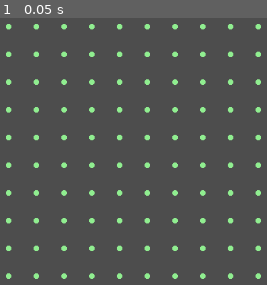
Above: before the commit, frame 1.
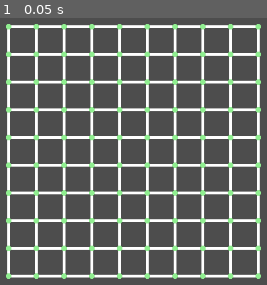
Above: after the commit, the same moment.

Repository: kennethbchen/Medical-Malpicross-Game
Game: Godot game, scene res://scenes/game.tscn
The game is run twice, just before and just after one commit, with the same random seed, the same clock (stepped at 60 frames per second) and the same inputs.
Inputs:
- Up to frame 1 (0.05 s): no input

The runs differ from the first frame. In frame 1, 19% of the frame differs, in the area x 2-98%, y 2-98%.

Commit message:
Made grid for point grid (but needs helper springs)

Diff:
--- a/scripts/point_grid.gd
+++ b/scripts/point_grid.gd
@@ -6,7 +6,7 @@
 # (column, row) -> Point Mass
 var point_map: Dictionary[Vector2, PointMassSim.PointMass]
 
-var gravity: Vector2 = Vector2(0,0)
+var gravity: Vector2 = Vector2(0, 0)
 
 func _ready() -> void:
 
@@ -33,24 +33,36 @@
 	var pos = Vector2.ZERO
 	for row in range(rows):
 		for col in range(columns):
-			points.append(PointMassSim.PointMass.new(pos))
+			var point = PointMassSim.PointMass.new(pos)
+			points.append(point)
+
+			if row == 0:
+				point.fixed = true
+
+			point_map[Vector2(col, row)] = point
 
 			pos.x += point_distance
-			print(pos)
 
 		pos.y += point_distance
 		pos.x = 0
 
 	# Create constraints
+	for row in range(rows):
+		for col in range(columns):
+			var point = point_map[Vector2(col, row)]
 
+			if not point: continue
 
-func _get_neighbor_coords(column: int, row: int):
-	return [
-		Vector2(column + 1, row),
-		Vector2(column - 1, row),
-		Vector2(column, row + 1),
-		Vector2(column, row - 1),
-	]
+			for neighbor_coord in [Vector2(col + 1, row), Vector2(col, row + 1)]:
+				var point_b = point_map.get(neighbor_coord)
+
+				if not point_b: continue
+
+				var constraint = PointMassSim.SpringConstraint.new(point, point_b)
+				constraints.append(constraint)
+
+			pass
+
 func _physics_process(delta: float) -> void:
 
 	_simulate(delta)
